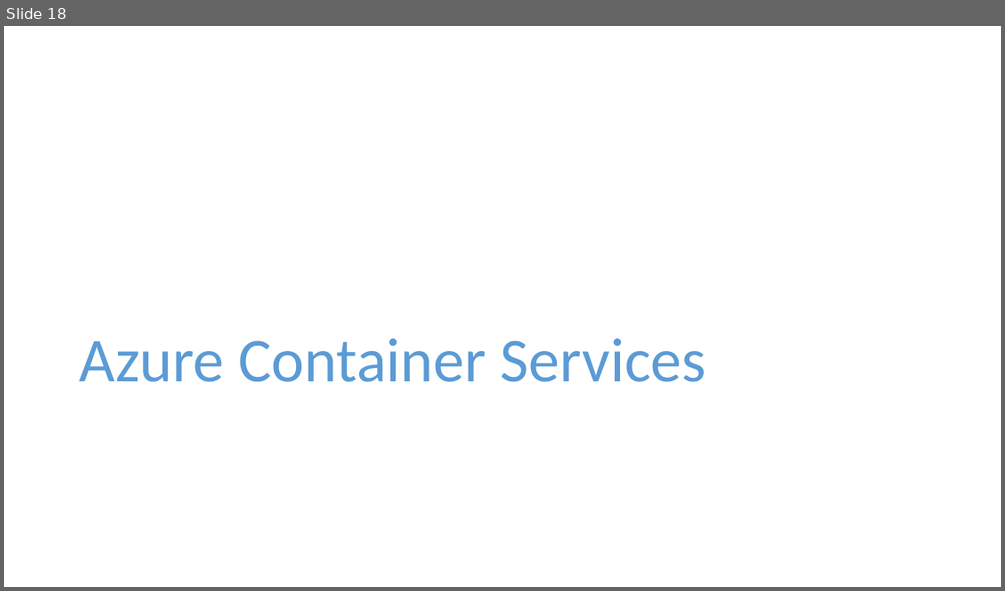
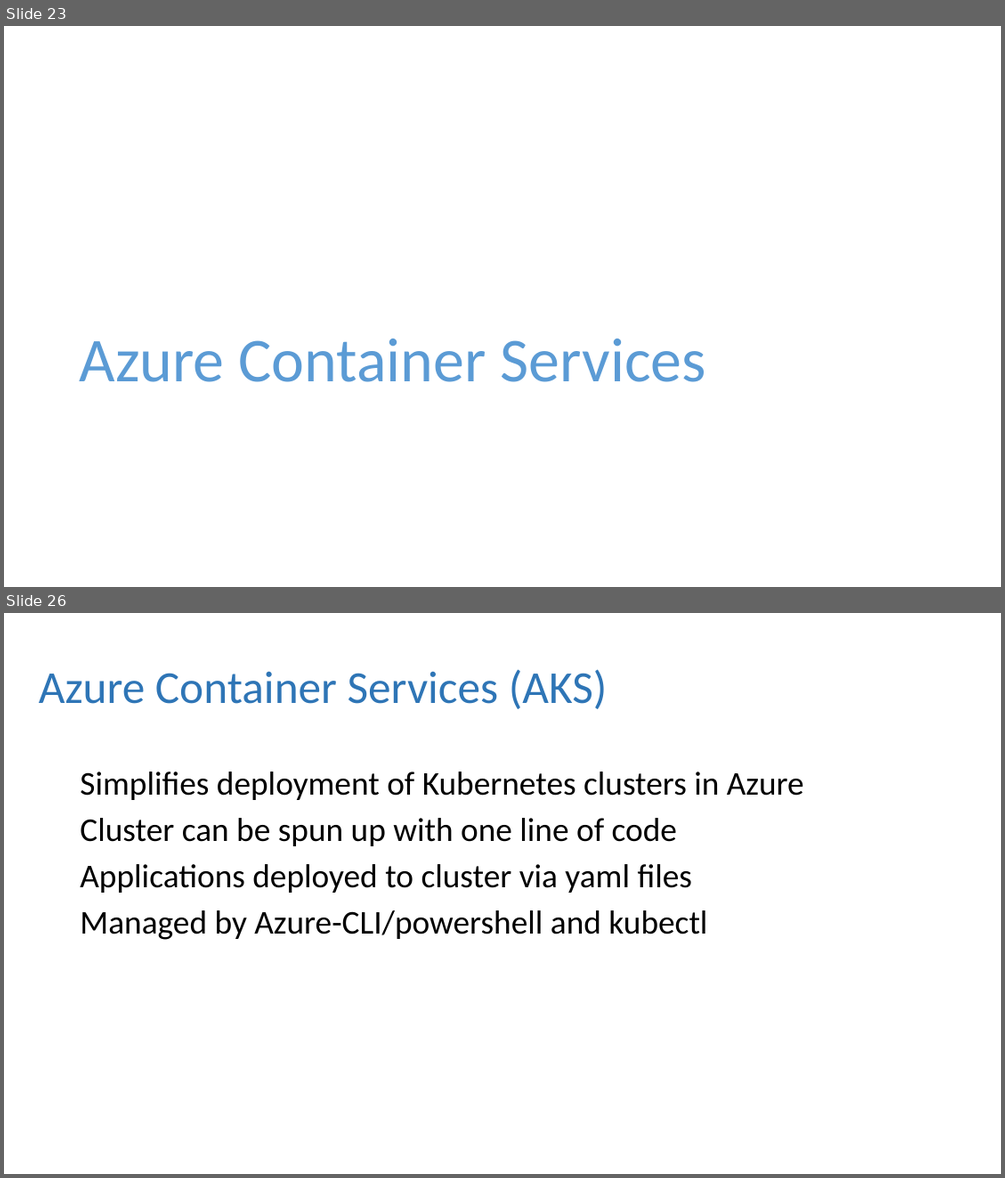
Before and after one commit to dbafromthecold/ContainersInTheCloud, a slide deck: ContainersInTheCloud.pptx. Shown one above the other, each under a label of ours: slide 18 before the commit, slides 23 and 26 after it; the slides between them are not shown. The pictures are 1005x591 and 1005x1178 pixels, drawn with LibreOffice and Linux fonts; fonts in the diff are those of the drawing; background and template pictures are left out. Boxes give left, top, right and bottom in pixels: in the first picture for what was removed or moved away, otherwise in the second. Text is boxed around its words. In the diff, an @@ line names an element or a change of style, - is before the commit and + after.

```diff
--- a/ContainersInTheCloud.pptx
+++ b/ContainersInTheCloud.pptx
@@ slide 26 added at box(4, 613, 1001, 1174), background picture (left out) @@
@@ title added at box(39, 669, 607, 709), 44 pt, text #2E75B6 @@
+Azure Container Services (AKS)
@@ text added at box(80, 771, 804, 940), 32 pt, text #000000 @@
+Simplifies deployment of Kubernetes clusters in Azure
+Cluster can be spun up with one line of code
+Applications deployed to cluster via yaml files
+Managed by Azure-CLI/powershell and kubectl
@@ what was slide 18 is now slide 23 @@
```
Also in this commit, not shown: 1 slide changed, 12 other slides added, 6 slides removed, 3 other files.
